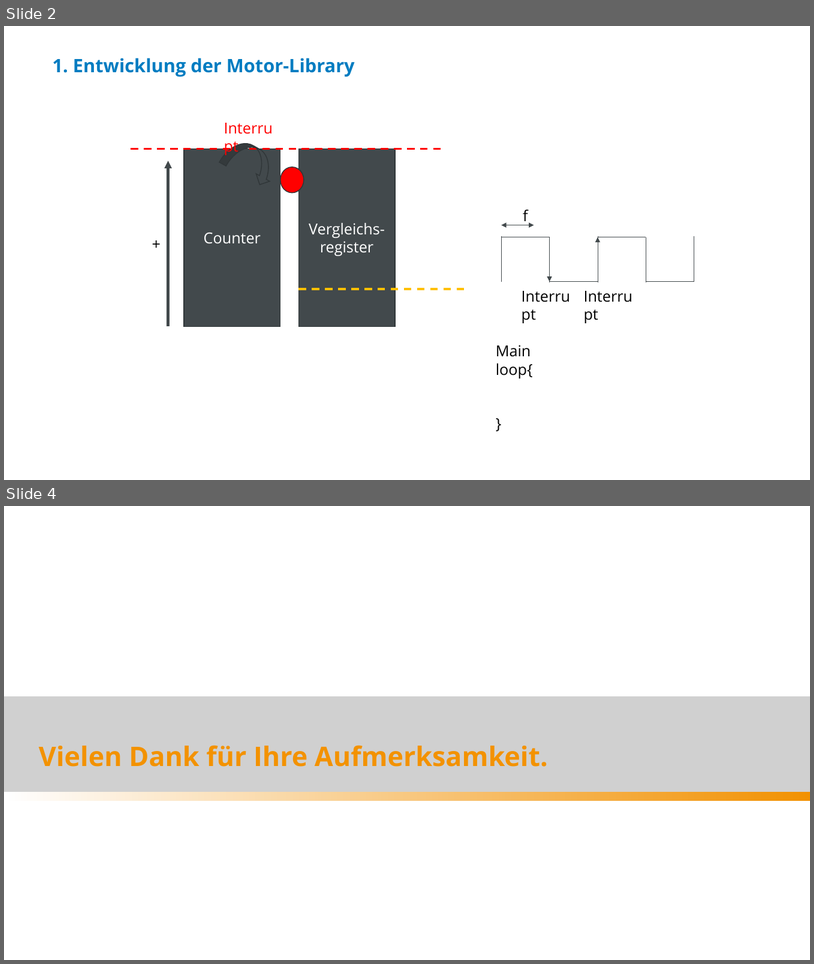
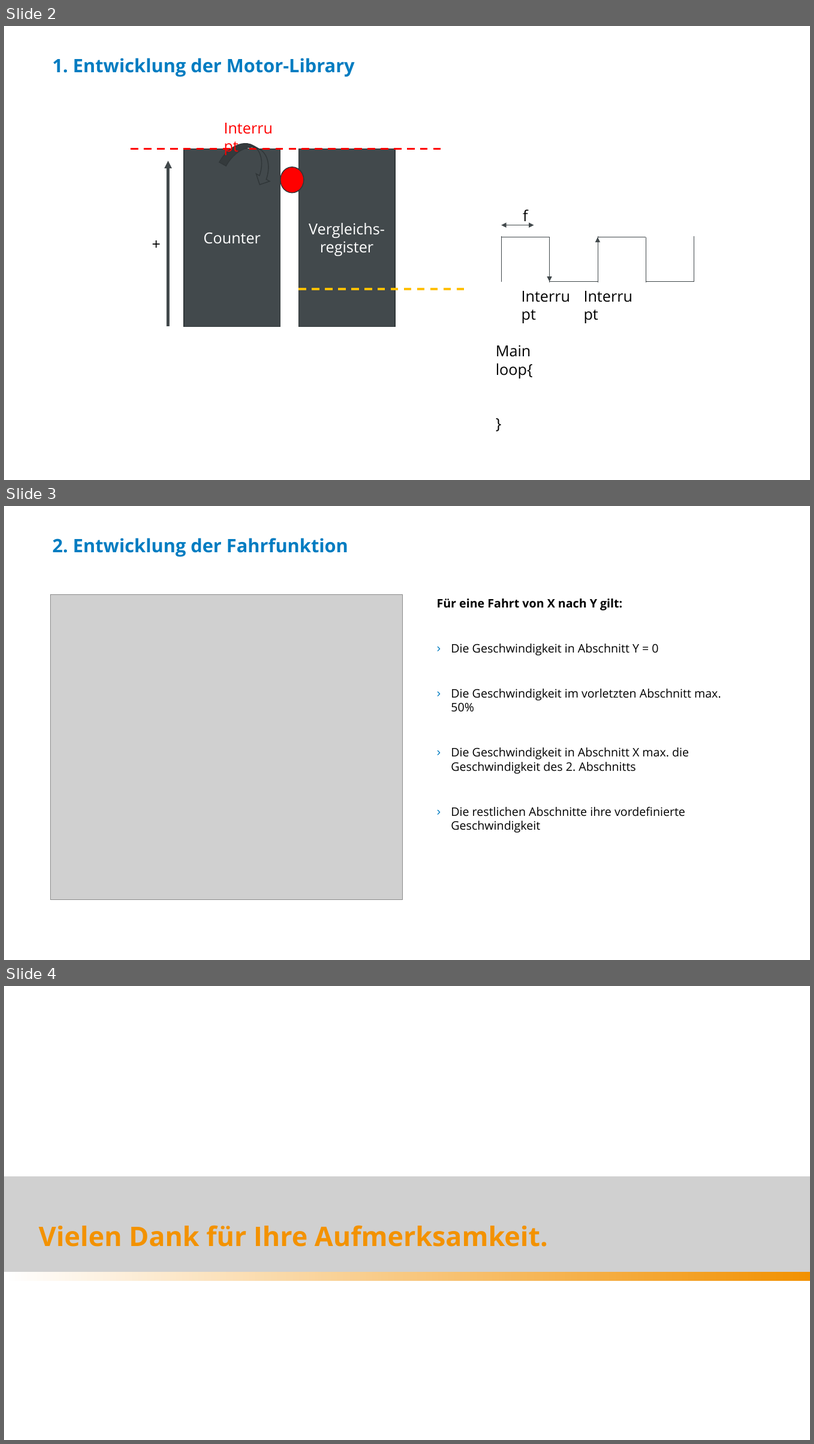
Before and after one commit to Purdbull/Studienarbeit, a slide deck: 0_Projektorga/MeetingWeickgenannt_04_06.pptx. Shown one above the other, each under a label of ours: slides 2 and 4 before the commit, slides 2, 3 and 4 after it; the slides between them are not shown. The pictures are 814x964 and 814x1444 pixels, drawn with LibreOffice and Linux fonts; fonts in the diff are those of the drawing; grey boxes stand for pictures; background and template pictures are left out. Boxes give left, top, right and bottom in pixels: in the first picture for what was removed or moved away, otherwise in the second. Text is boxed around its words. In the diff, an @@ line names an element or a change of style, - is before the commit and + after.

```diff
--- a/0_Projektorga/MeetingWeickgenannt_04_06.pptx
+++ b/0_Projektorga/MeetingWeickgenannt_04_06.pptx
@@ slide 3 added at box(4, 506, 810, 960), background #FFFFFF @@
@@ title added at box(53, 538, 348, 557), 22 pt, text #007CC1, bold @@
+2. Entwicklung der Fahrfunktion
@@ picture added at box(51, 594, 403, 899) @@
@@ text added at box(437, 598, 722, 832), 14 pt, text #000000 @@
+  Für eine Fahrt von X nach Y gilt:
+    › Die Geschwindigkeit in Abschnitt Y = 0
+    › Die Geschwindigkeit im vorletzten Abschnitt max. 50%
+    › Die Geschwindigkeit in Abschnitt X max. die Geschwindigkeit des 2. Abschnitts
+    › Die restlichen Abschnitte ihre vordefinierte Geschwindigkeit
```
Also in this commit, not shown: 1 slide removed.
